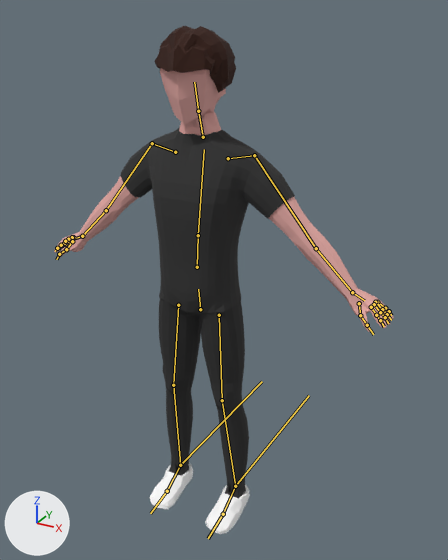
A saved change to the glTF model public/models/character.glb.
Camera for both pictures: a camera (50 mm lens) standing at (2.8, -4.6, 5.0) and looking at (0.18, 0.16, 2.63). Arrows for +X, +Y and +Z are at lower left; the lights stay in place. The bones that bend it are drawn over the model as lines.

Objects in the first picture: 'Hair', 'Head', 'Limbs', 'Pants', 'Shirt', 'Shoes'.
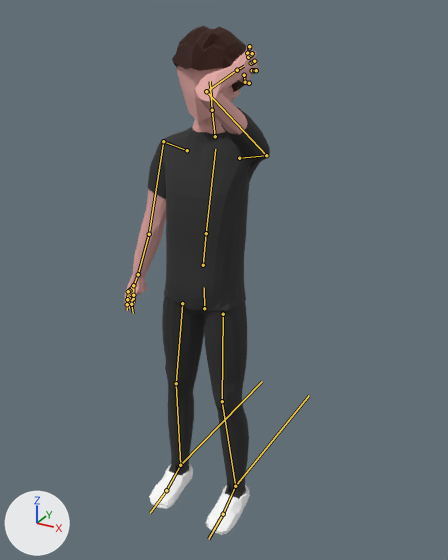
The newer file adds an action. The first version stands in its rest pose; the second is drawn at frame 8 of the action 'Think'.

The edits, one by one:
Bone 'wiest' (bone_wiest) moves from (0.0, 0.0, 0.0) to (0.018, -0.009, -0.045).
Bone 'wiest' (bone_wiest) turns from (0, 0, 0) to (-3, 0, -1) degrees about its own x, y and z.
Bone 'upperarm.L' (bone_upperarm_l) turns from (0, 0, 0) to (119, 27, -61) degrees about its own x, y and z.
Bone 'lowerarm.L' (bone_lowerarm_l) turns from (0, 0, 0) to (116, 46, -21) degrees about its own x, y and z.
Bone 'hand.L' (bone_hand_l) turns from (0, 0, 0) to (2, 8, -21) degrees about its own x, y and z.
Bone 'upperarm.R' (bone_upperarm_r) turns from (0, 0, 0) to (0, -5, 29) degrees about its own x, y and z.
Bone 'hand.R' (bone_hand_r) turns from (0, 0, 0) to (5, -8, 17) degrees about its own x, y and z.
Bone 'upperleg.L' (bone_upperleg_l) turns from (0, 0, 0) to (1, 0, 1) degrees about its own x, y and z.
Bone 'lowerleg.L' (bone_lowerleg_l) turns from (0, 0, 0) to (-5, 0, 0) degrees about its own x, y and z.
Bone 'upperleg.R' (bone_upperleg_r) turns from (0, 0, 0) to (-2, 0, 1) degrees about its own x, y and z.
Bone 'lowerleg.R' (bone_lowerleg_r) turns from (0, 0, 0) to (1, 0, 0) degrees about its own x, y and z.

Changed parts and their boxes (x1, y1, x2, y2) in the pictures (448 x 560 px):
'Shirt', posed (30% narrower, 10% taller): before (120, 128, 295, 313); after (148, 107, 270, 311)
'Pants', posed: before (159, 298, 249, 498); after (162, 295, 249, 499)
'Limbs', posed (60% narrower, 70% taller): before (54, 176, 394, 332); after (125, 45, 259, 311)
'Hair', posed (10% narrower): before (154, 26, 236, 93); after (172, 26, 246, 92)
'Head', posed: before (160, 68, 226, 135); after (177, 66, 240, 134)
'Shoes', posed: before (149, 463, 250, 534); after (149, 464, 250, 534)
bone 'wiest', root to tip: before (200, 309) to (198, 289); after (204, 308) to (204, 287)
bone 'upperarm.L', root to tip: before (254, 155) to (316, 248); after (266, 155) to (206, 91)
bone 'lowerarm.L', root to tip: before (316, 248) to (352, 292); after (206, 91) to (237, 70)
bone 'hand.L', root to tip: before (352, 292) to (364, 300); after (237, 70) to (244, 66)
bone 'upperarm.R', root to tip: before (152, 143) to (106, 210); after (163, 141) to (149, 234)
bone 'hand.R', root to tip: before (82, 236) to (75, 238); after (138, 274) to (134, 284)
bone 'upperleg.L', root to tip: before (219, 315) to (222, 400); after (223, 314) to (222, 401)
bone 'lowerleg.L', root to tip: before (222, 400) to (235, 486); after (222, 401) to (235, 486)
bone 'upperleg.R', root to tip: before (178, 305) to (173, 385); after (182, 303) to (176, 383)
bone 'lowerleg.R', root to tip: before (173, 385) to (180, 465); after (176, 383) to (180, 465)
